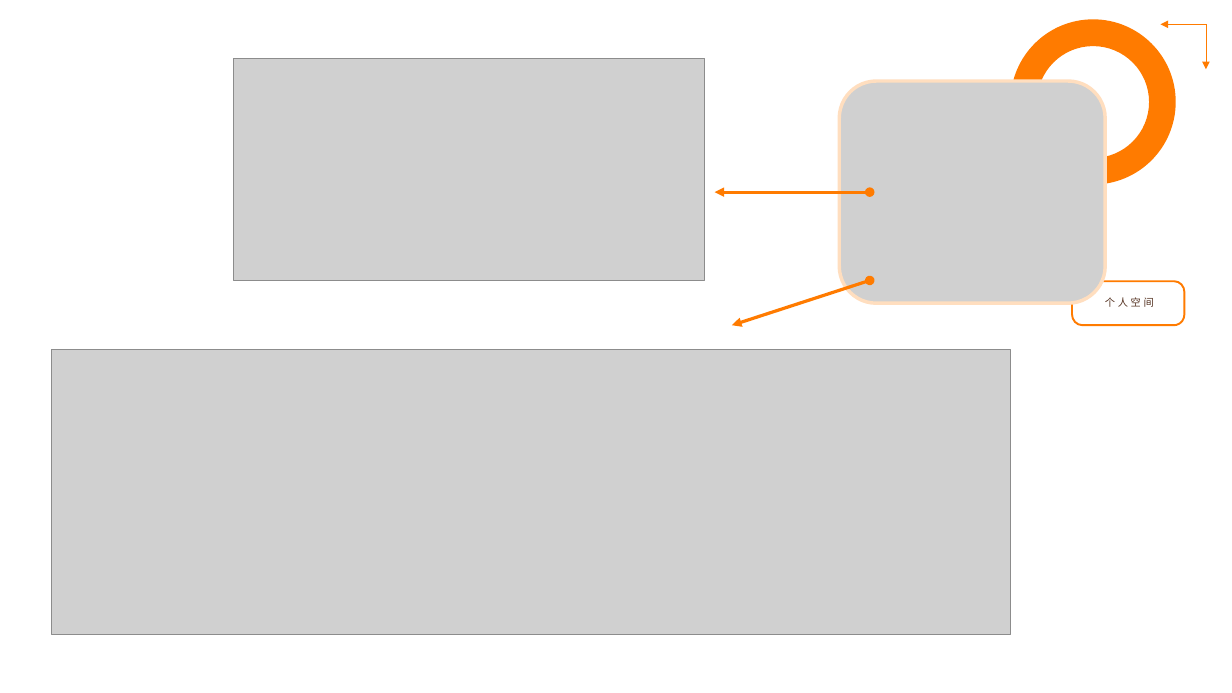
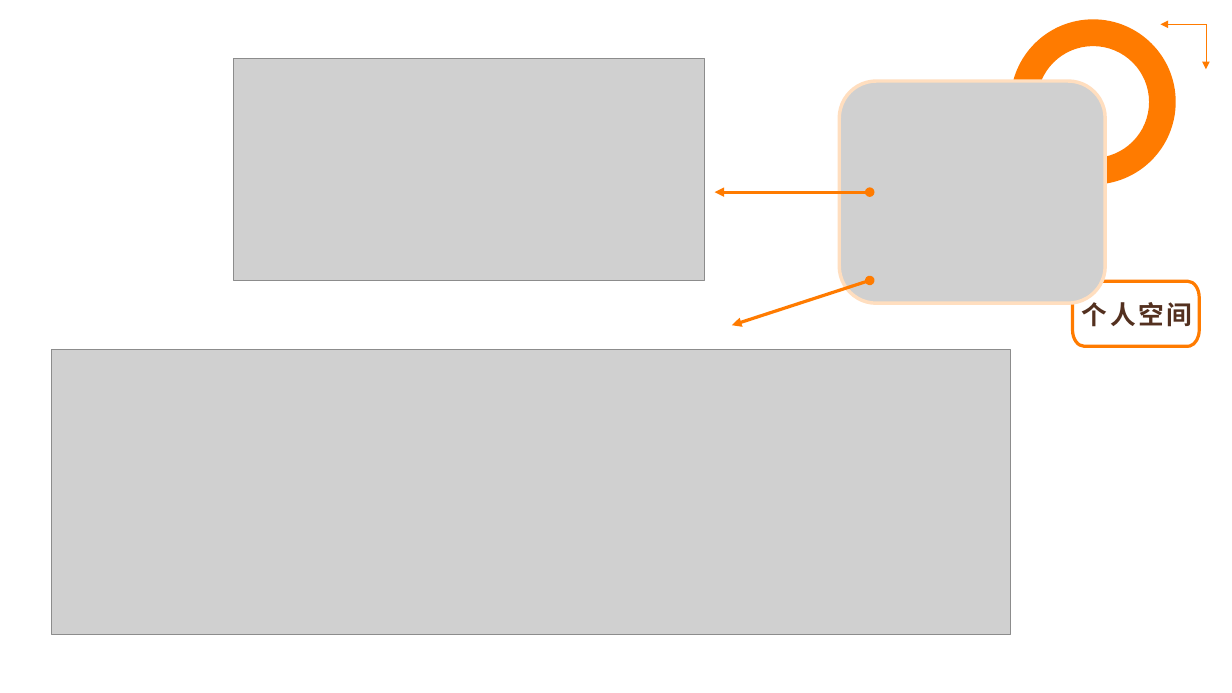
Before and after one commit to BloodGirl2022/pets_prototype_PPT, a slide deck: slide 8 of 20240406团队作业2/宠物交流网站.pptx. Drawn at 1232x693 pixels with LibreOffice and Linux fonts; fonts in the diff are those of the drawing; grey boxes stand for pictures. Boxes give left, top, right and bottom in pixels: in the first picture for what was removed or moved away, otherwise in the second. Text is boxed around its words. In the diff, an @@ line names an element or a change of style, - is before the commit and + after.

```diff
--- a/20240406团队作业2/宠物交流网站.pptx
+++ b/20240406团队作业2/宠物交流网站.pptx
@@ text "个人空间": place and size @@
-text "个人空间" at [1105,297,1154,307]
+text "个人空间" at [1082,298,1193,327]
@@ text "个人空间" at [1082,298,1193,327]: size 8 to 20 pt, bold on @@
@@ freeform shape: place and size @@
-freeform shape at [1072,281,1185,325]
+freeform shape at [1073,281,1200,346]
@@ freeform shape at [1073,281,1200,346]: outline #FF7B00 1.5 pt to #FF7B00 2.5 pt @@
```
Also in this commit, not shown: 1 other slide changed, 1 other file.
